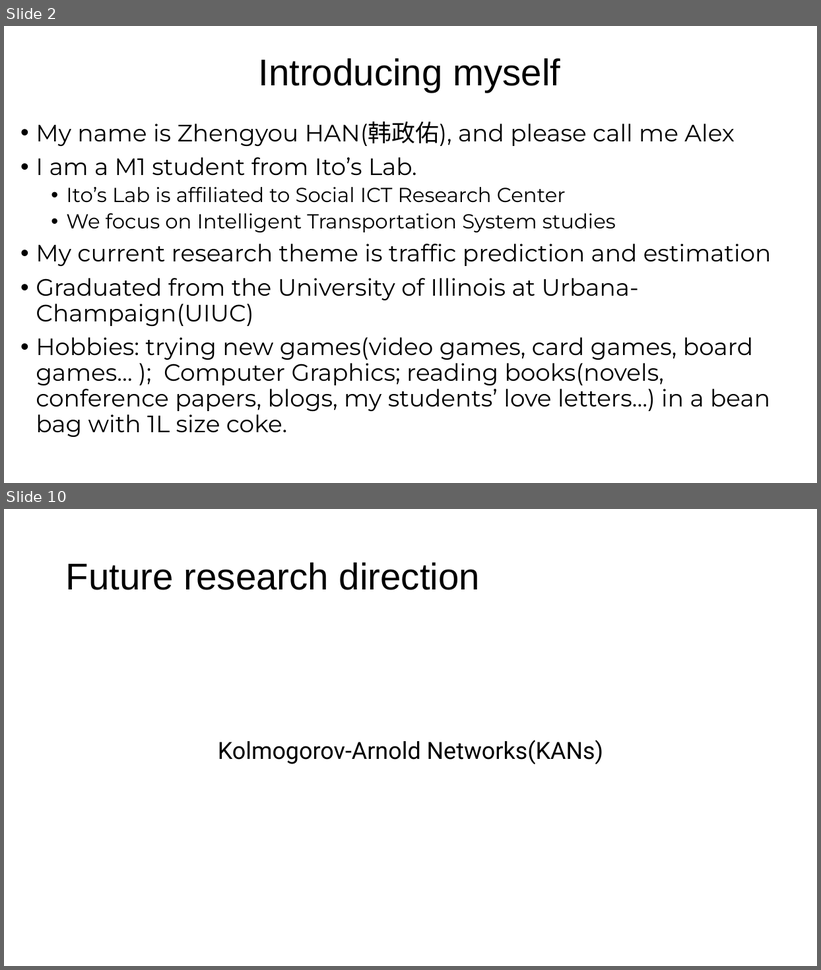
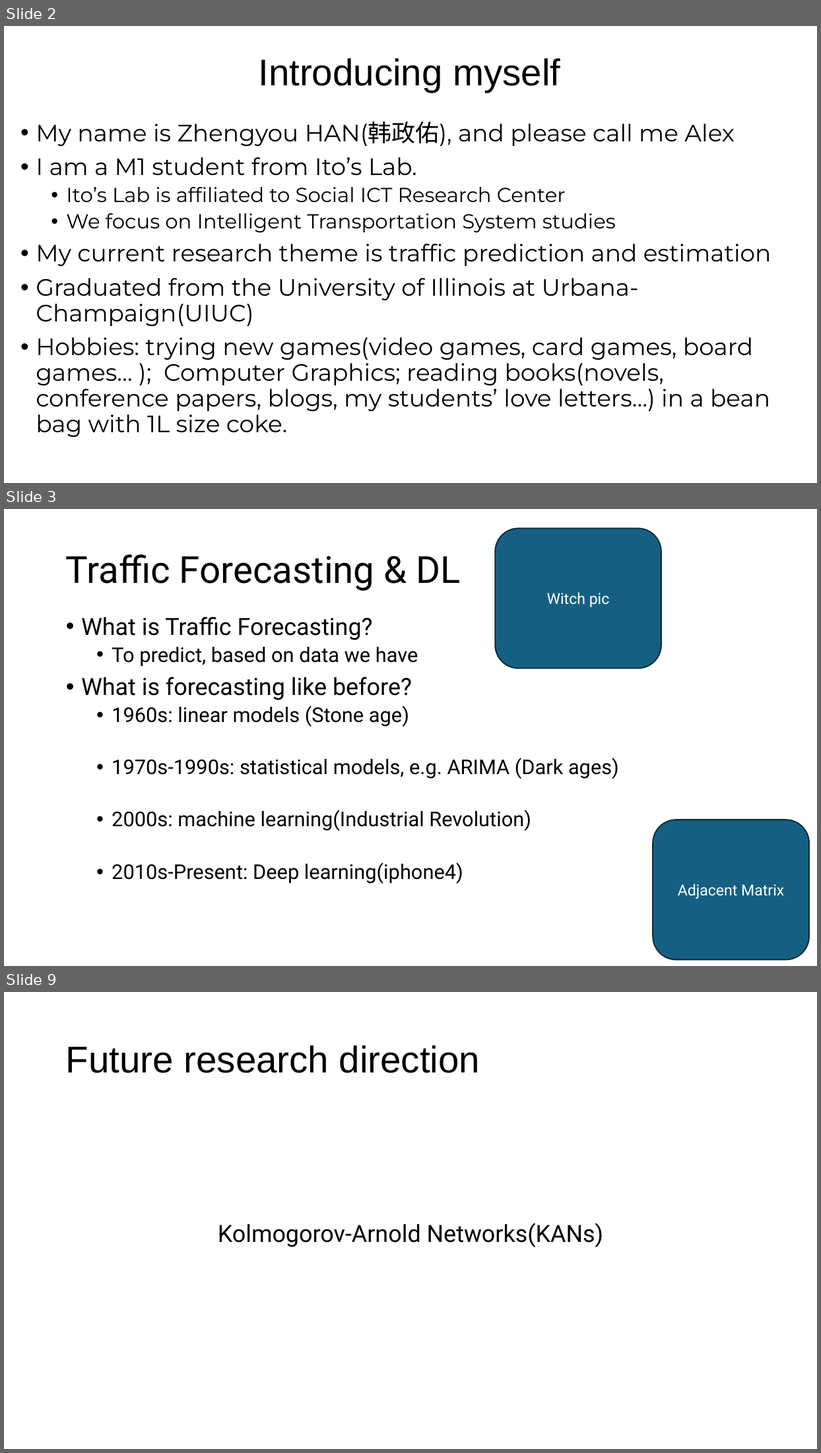
Before and after one commit to zhengyouhan/TransInfos24, a slide deck: Rinko_Drafts/A Brief Survey on Deep Learning in.pptx. Shown one above the other, each under a label of ours: slides 2 and 10 before the commit, slides 2, 3 and 9 after it; the slides between them are not shown. The pictures are 821x970 and 821x1453 pixels, drawn with LibreOffice and Linux fonts; fonts in the diff are those of the drawing. Boxes give left, top, right and bottom in pixels: in the first picture for what was removed or moved away, otherwise in the second. Text is boxed around its words. In the diff, an @@ line names an element or a change of style, - is before the commit and + after.

```diff
--- a/Rinko_Drafts/A Brief Survey on Deep Learning in.pptx
+++ b/Rinko_Drafts/A Brief Survey on Deep Learning in.pptx
@@ slide 3 added at (4,509,817,966), background #FFFFFF @@
@@ rounded rectangle added at (496,529,661,669), fill #156082, outline #092A39 1.5 pt, 18 pt, text #FFFFFF @@
+Witch pic
@@ title added at (66,555,461,591), 44 pt, text #000000 @@
+Traffic Forecasting & DL
@@ text added at (81,617,619,884), 24 pt, text #000000 @@
+• What is Traffic Forecasting?
+  • To predict, based on data we have
+• What is forecasting like before?
+  • 1960s: linear models (Stone age)
+  • 1970s-1990s: statistical models, e.g. ARIMA (Dark ages)
+  • 2000s: machine learning(Industrial Revolution)
+  • 2010s-Present: Deep learning(iphone4)
@@ rounded rectangle added at (653,820,809,960), fill #156082, outline #092A39 1.5 pt, 18 pt, text #FFFFFF @@
+Adjacent Matrix
@@ what was slide 10 is now slide 9 @@
```
Also in this commit, not shown: 5 slides changed, 1 other slide added, 3 slides removed, 1 other file.
